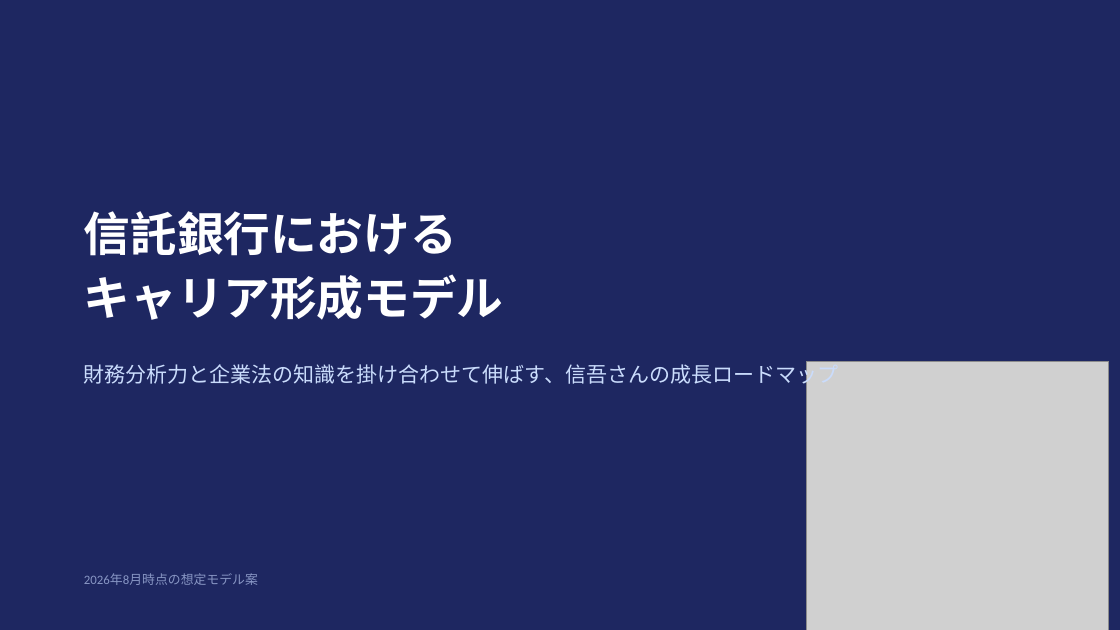
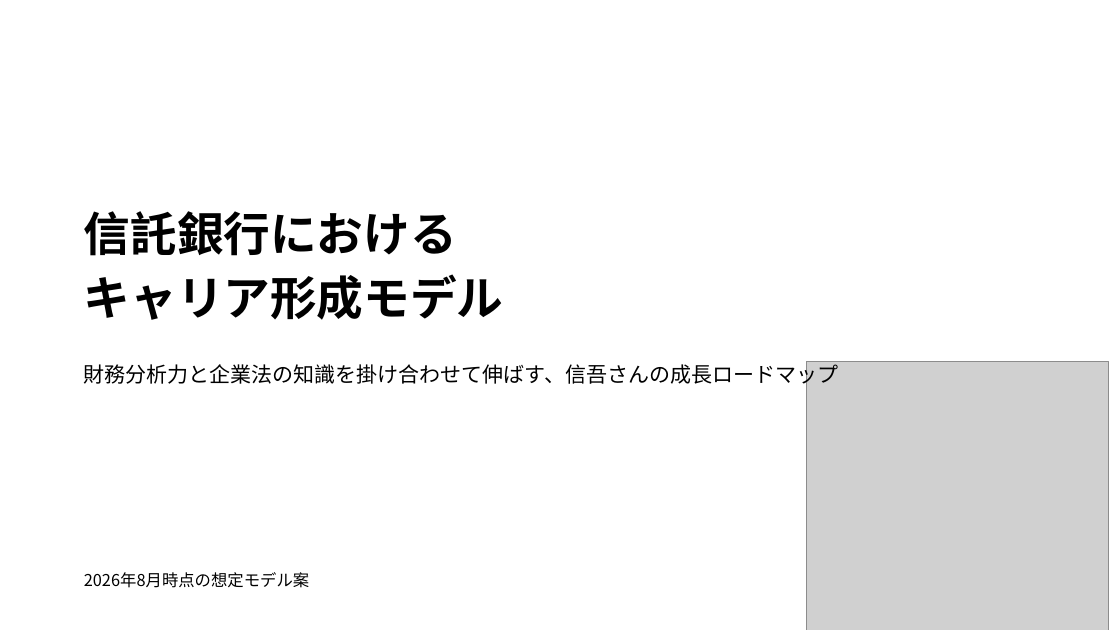
Before and after one commit to nasukazunori/NasuVault2, a slide deck: slide 1 of 信吾/銀行研究/添付ファイル/信託銀行キャリア形成モデル.pptx. Drawn at 1120x630 pixels with LibreOffice and Linux fonts; fonts in the diff are those of the drawing; grey boxes stand for pictures. Boxes give left, top, right and bottom in pixels: in the first picture for what was removed or moved away, otherwise in the second. Text is boxed around its words. In the diff, an @@ line names an element or a change of style, - is before the commit and + after.

```diff
--- a/信吾/銀行研究/添付ファイル/信託銀行キャリア形成モデル.pptx
+++ b/信吾/銀行研究/添付ファイル/信託銀行キャリア形成モデル.pptx
@@ background #1E2761 to #FFFFFF @@
@@ text "信託銀行における" at (84, 211, 504, 320): font Cambria to Noto Sans CJK JP, text colour #FFFFFF to #000000 @@
@@ text "財務分析力と企業法の知識を掛け合わせて伸ばす、信吾さんの成長ロードマップ" at (84, 361, 838, 387): font Calibri to Noto Sans CJK JP, text colour #CADCFC to #000000 @@
@@ text "2026年8月時点の想定モデル案" at (84, 572, 309, 588): size 11 to 14 pt, font Calibri to Noto Sans CJK JP, text colour #8896C4 to #000000 @@
```
Also in this commit, not shown: 7 other slides changed, 1 other file.
